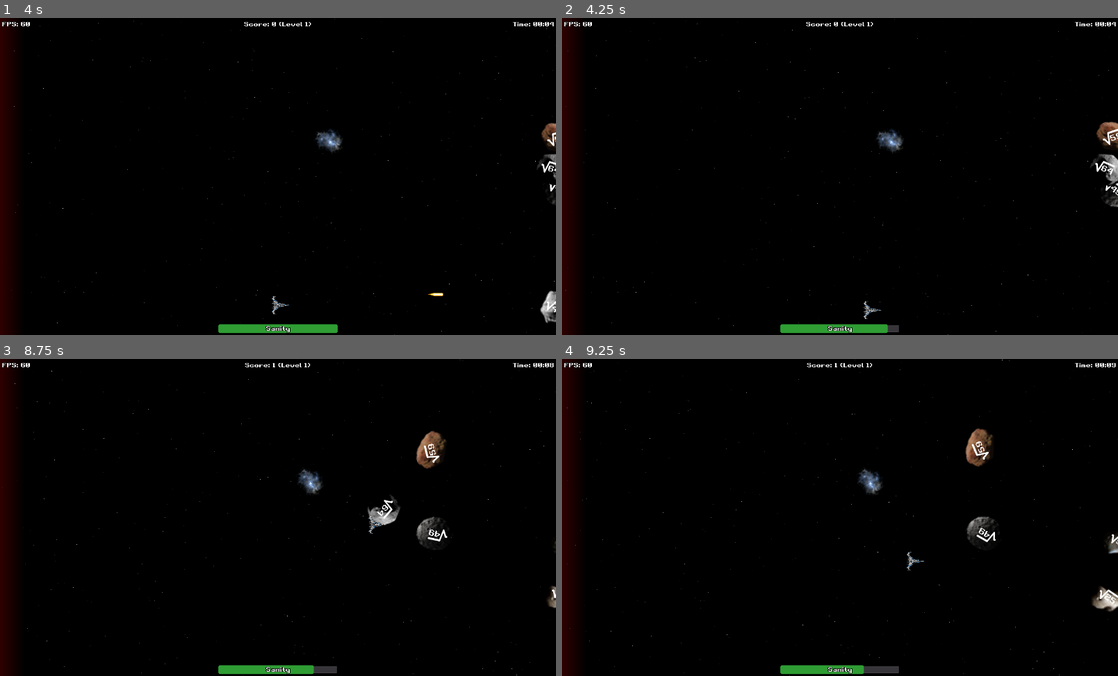
Above: before the commit, frames 1-4 (two rows, left to right).
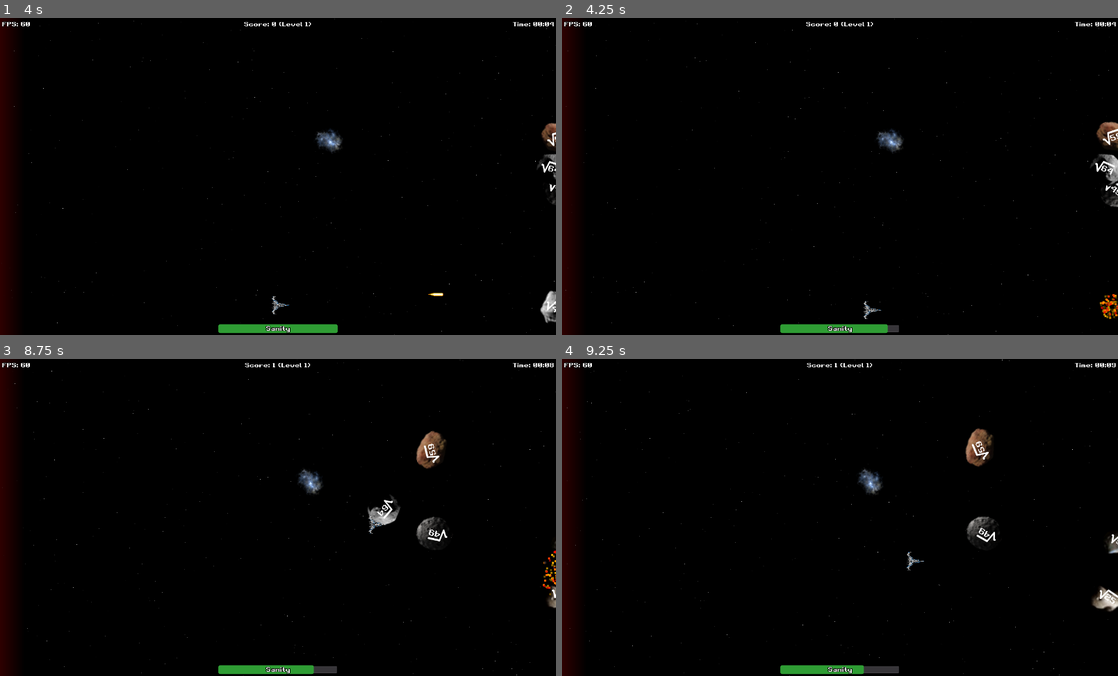
Above: after the commit, the same moments.

Repository: gingerr/ggj-2023-roots-one
Game: Godot game, scene res://MainMenu.tscn
The game is run twice, just before and just after one commit, with the same random seed, the same clock (stepped at 60 frames per second) and the same inputs.
Inputs:
- Up to frame 1 (4 s): click "New Game" at 0.5 s; tap Enter at 1.25 s; hold Right (ui_right) 1.28-2.03 s; tap Space at 1.52, 2.27, 3.77 s; hold Down (ui_down) 2.03-2.78 s; hold Right (ui_right) 2.78-3.53 s; hold Up (ui_up) from 3.53 s (still down)
- Up to frame 2 (4.25 s): keep holding Up (ui_up)
- Up to frame 3 (8.75 s): release Up (ui_up) at 4.28 s; hold Left (ui_left) 4.28-5.78 s; tap Space at 4.52, 5.27, 6.77, 7.52, 8.27 s; hold Down (ui_down) 5.78-6.53 s; hold Right (ui_right) 6.53-7.28 s; hold Up (ui_up) 7.28-8.03 s; hold Right (ui_right) from 8.03 s (still down)
- Up to frame 4 (9.25 s): release Right (ui_right) at 8.78 s; hold Down (ui_down) from 8.78 s (still down)

Frame 1 is identical in both runs. In frame 2, 0.2% of the frame differs, in the area x 96-100%, y 87-95%; in frame 3, 0.1%; in frame 4, nothing differs.

Commit message:
adds explosion

Diff:
--- a/EnemyRoot.gd
+++ b/EnemyRoot.gd
@@ -1,5 +1,7 @@
 class_name EnemyRoot
 extends Area2D
+
+var explosionPreload = preload("res://Explosion.tscn")
 
 var spin_speed     = 0.3
 var spin_direction = 1
@@ -56,6 +58,10 @@
 	$Label.text = value
 
 func explode():
+	var explosion = explosionPreload.instance()
+	explosion.global_position = self.global_position
+	explosion.scale = Vector2(5, 5)
+	get_tree().root.add_child(explosion)
 	queue_free();
 
 func is_enemy_good():
--- /dev/null
+++ b/Explosion.tscn
@@ -0,0 +1,22 @@
+[gd_scene load_steps=3 format=2]
+
+[ext_resource path="res://OneShotParticle.gd" type="Script" id=1]
+
+[sub_resource type="Gradient" id=1]
+offsets = PoolRealArray( 0, 0.176328, 0.533816, 0.852657, 0.949275, 0.997585, 1 )
+colors = PoolColorArray( 0, 0, 0, 1, 0, 0, 0, 0, 1, 0.726562, 0, 1, 1, 0, 0, 1, 0.503906, 0, 0, 1, 0.177431, 0.177431, 0.177431, 1, 1, 0, 0, 1 )
+
+[node name="Explosion" type="CPUParticles2D"]
+emitting = false
+amount = 256
+one_shot = true
+speed_scale = 2.0
+explosiveness = 1.0
+lifetime_randomness = 1.0
+direction = Vector2( 0, 0 )
+spread = 180.0
+gravity = Vector2( 0, 0 )
+initial_velocity = 26.09
+initial_velocity_random = 0.78
+color_ramp = SubResource( 1 )
+script = ExtResource( 1 )
--- /dev/null
+++ b/OneShotParticle.gd
@@ -0,0 +1,8 @@
+extends CPUParticles2D
+
+func _ready():
+	emitting = true
+
+func _process(delta):
+	if !emitting:
+		queue_free()
